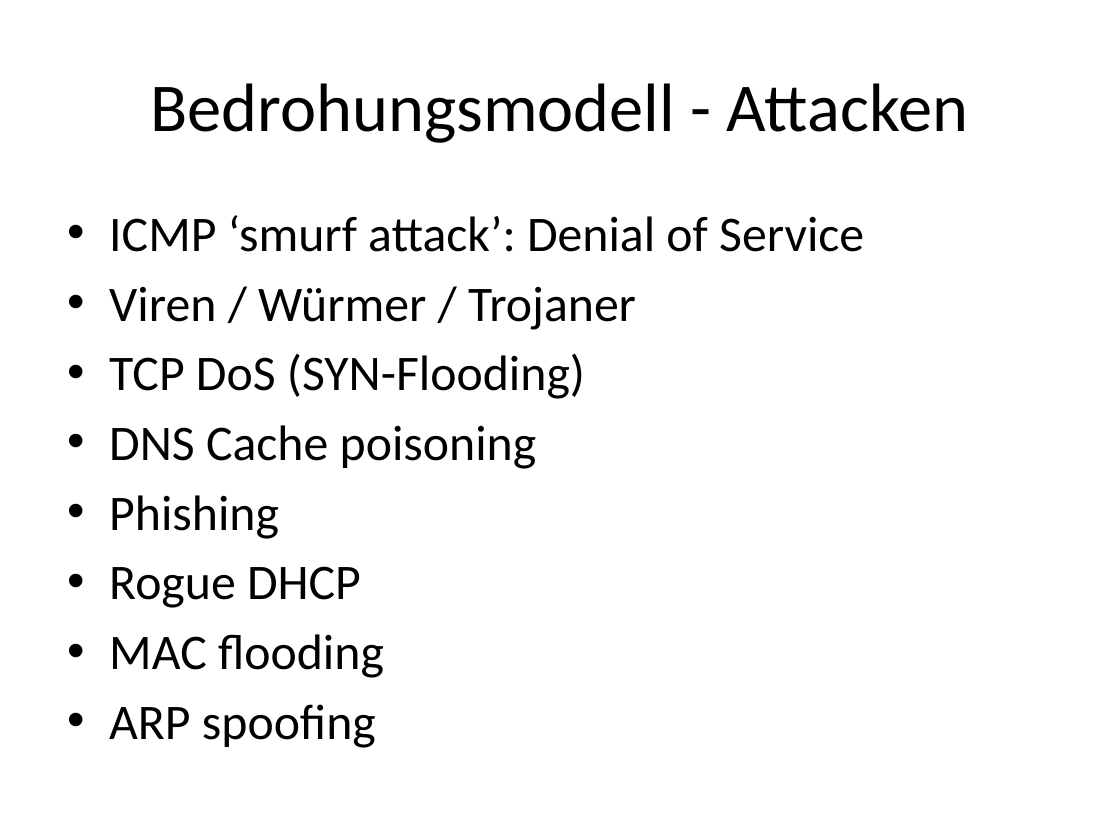
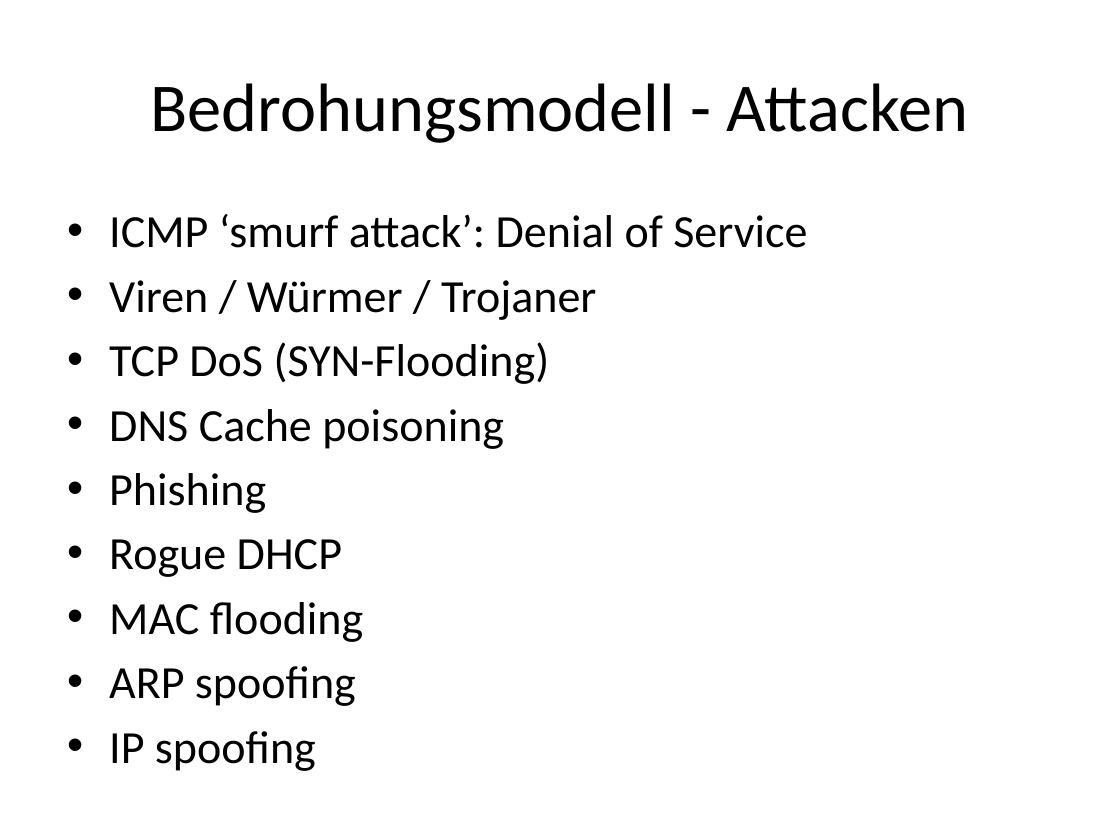
Before and after one commit to iSOcH/wosm, a slide deck: slide 5 of Phase1/Demo1.pptx. Drawn at 1120x840 pixels with LibreOffice and Linux fonts; fonts in the diff are those of the drawing. Boxes give left, top, right and bottom in pixels: in the first picture for what was removed or moved away, otherwise in the second. Text is boxed around its words. In the diff, an @@ line names an element or a change of style, - is before the commit and + after.

```diff
--- a/Phase1/Demo1.pptx
+++ b/Phase1/Demo1.pptx
@@ text at bbox=[109, 214, 807, 706]: size 32 to 29.6 pt @@
@@ text at bbox=[109, 731, 316, 771]: paragraph added @@
+• IP spoofing
```
Also in this commit, not shown: 3 other files.
